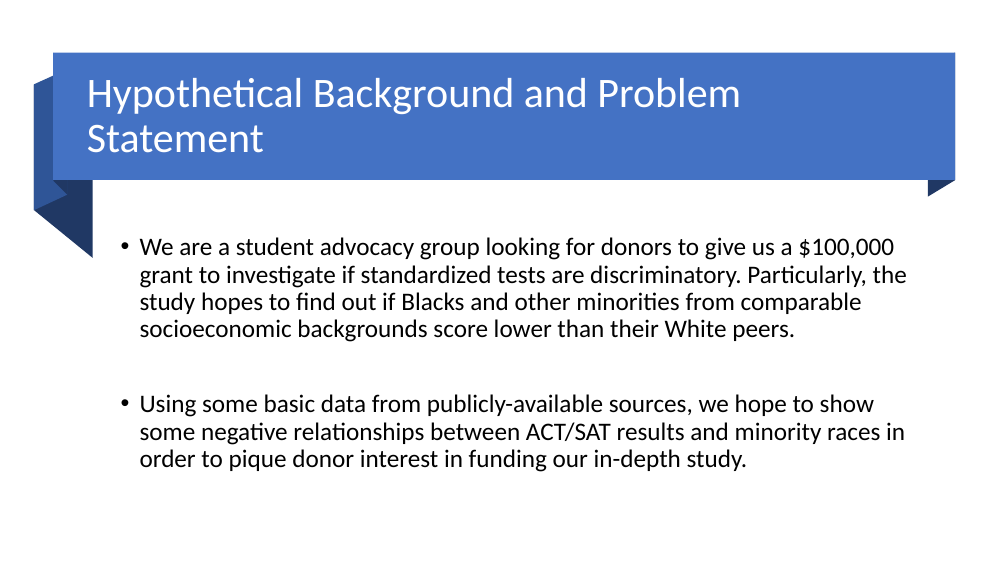
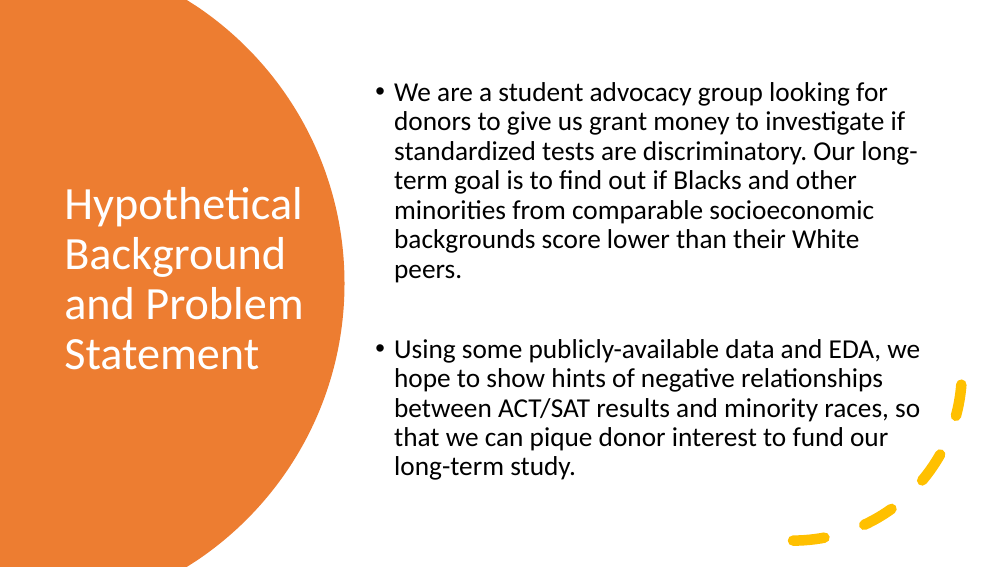
Before and after one commit to ngwtl/DSI-SG-24-projects, a slide deck: slide 2 of project_1/ethan-project1-presentation.pptx. Drawn at 1008x567 pixels with LibreOffice and Linux fonts; fonts in the diff are those of the drawing. Boxes give left, top, right and bottom in pixels: in the first picture for what was removed or moved away, otherwise in the second. Text is boxed around its words. In the diff, an @@ line names an element or a change of style, - is before the commit and + after.

```diff
--- a/project_1/ethan-project1-presentation.pptx
+++ b/project_1/ethan-project1-presentation.pptx
@@ freeform shape added at bbox=[0, 0, 345, 567], fill #ED7D31 @@
@@ rectangle removed at bbox=[53, 53, 955, 181] @@
@@ freeform shape removed at bbox=[54, 53, 67, 194] @@
@@ freeform shape removed at bbox=[928, 53, 955, 197] @@
@@ freeform shape removed at bbox=[34, 85, 93, 258] @@
@@ freeform shape removed at bbox=[34, 70, 67, 211] @@
@@ text at bbox=[394, 82, 920, 480]: text changed; size 24 to 26 pt @@
-• We are a student advocacy group looking for donors to give us a $100,000 grant to investigate if standardized tests are discriminatory. Particularly, the study hopes to find out if Blacks and other minorities from comparable socioeconomic backgrounds score lower than their White peers.
-• Using some basic data from publicly-available sources, we hope to show some negative relationships between ACT/SAT results and minority races in order to pique donor interest in funding our in-depth study.
+• We are a student advocacy group looking for donors to give us grant money to investigate if standardized tests are discriminatory. Our long-term goal is to find out if Blacks and other minorities from comparable socioeconomic backgrounds score lower than their White peers.
+• Using some publicly-available data and EDA, we hope to show hints of negative relationships between ACT/SAT results and minority races, so that we can pique donor interest to fund our long-term study.
@@ title "Hypothetical Background and Problem Statement": place and size @@
-title "Hypothetical Background and Problem Statement" at bbox=[87, 78, 741, 153]
+title "Hypothetical Background and Problem Statement" at bbox=[64, 187, 303, 370]
@@ title "Hypothetical Background and Problem Statement" at bbox=[64, 187, 303, 370]: size 40 to 44 pt @@
@@ arc (boxed as its full ellipse) added at bbox=[625, 203, 963, 541], outline #FFC000 10 pt dashed @@
```
Also in this commit, not shown: 4 other slides changed, 3 other files.
